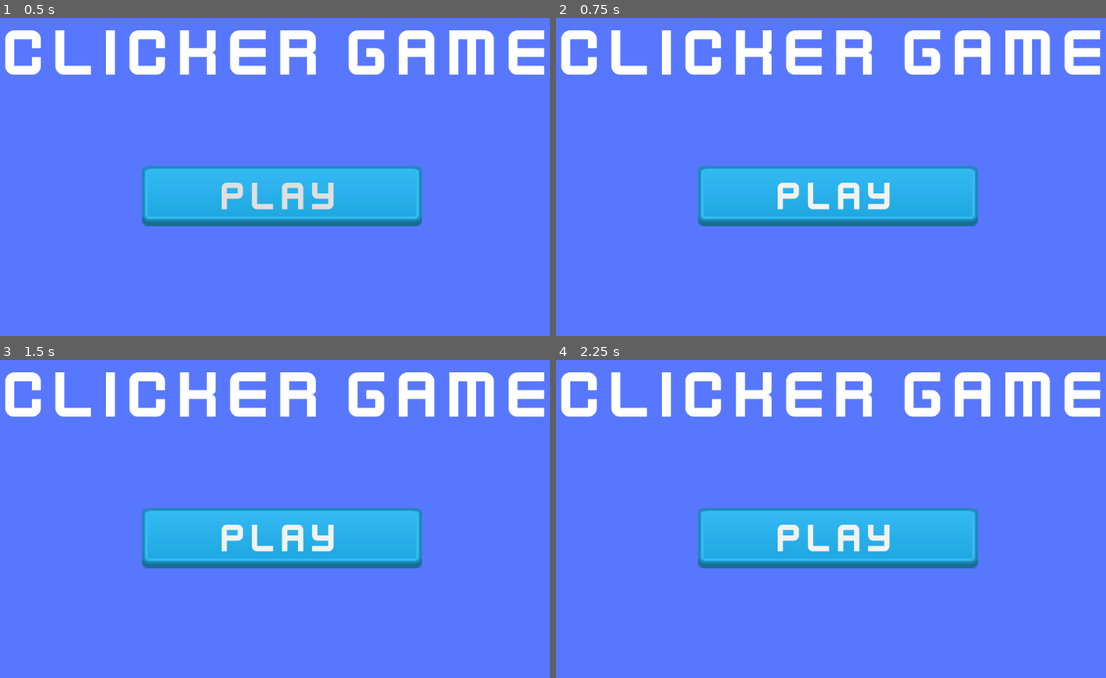
Above: before the commit, frames 1-4 (two rows, left to right).
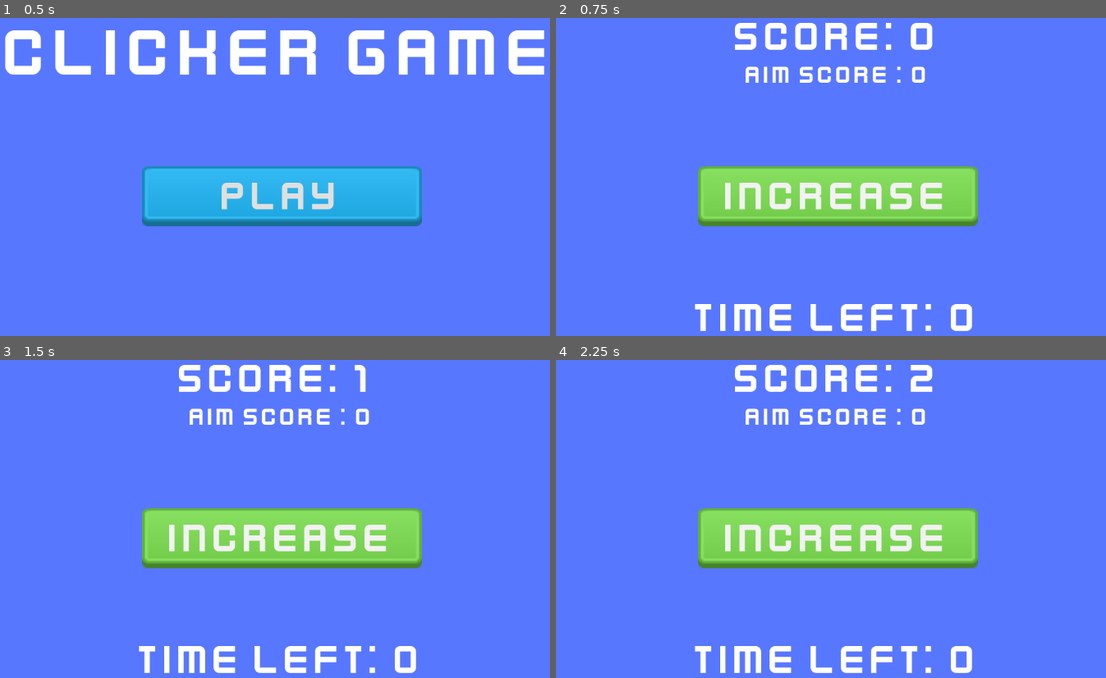
Above: after the commit, the same moments.

Repository: paulojnneto/MobileCourse
Game: Godot game, scene res://menu.tscn
Two runs of this game, one before a commit and one after it. Both use one fixed random seed, a clock stepped at 60 frames per second and the inputs below. Before the commit the project has no main scene; this scene is started directly in both runs.
Inputs (mouse positions are in pixels of both pictures, inside the frame that each line leads up to):
- Up to frame 1 (0.5 s): no input
- Up to frame 2 (0.75 s): click "play" at 0.5 s
- Up to frame 3 (1.5 s): click (280, 538) at 1.25 s, where only the run before the commit has a clickable "play"
- Up to frame 4 (2.25 s): click (836, 538) at 2 s, where only the run after the commit has a clickable "Increase"

Frame 1 is identical in both runs. In frame 2, 19% of the frame differs, in the area x 0-99%, y 1-99%; in frame 3, 19%; in frame 4, 19%.

Commit message:
Added logic to move to main scene when play button is pressed

Diff:
--- /dev/null
+++ b/menu.gd
@@ -0,0 +1,5 @@
+extends Control
+
+
+func _on_play_button_pressed():
+	get_tree().change_scene_to_file("res://main.tscn")
--- a/menu.tscn
+++ b/menu.tscn
@@ -1,5 +1,6 @@
-[gd_scene load_steps=8 format=3 uid="uid://bm7qr5drd5m86"]
+[gd_scene load_steps=9 format=3 uid="uid://bm7qr5drd5m86"]
 
+[ext_resource type="Script" path="res://menu.gd" id="1_5j08r"]
 [ext_resource type="FontFile" uid="uid://dgypanq7c21xb" path="res://Font/kenvector_future_thin.ttf" id="1_le52b"]
 [ext_resource type="Texture2D" uid="uid://emenjukii1op" path="res://PNG/blue_button04.png" id="2_m3eq2"]
 [ext_resource type="Texture2D" uid="uid://b4lrrcuhn28l4" path="res://PNG/blue_button05.png" id="3_6nxfa"]
@@ -22,6 +23,7 @@
 anchor_bottom = 1.0
 grow_horizontal = 2
 grow_vertical = 2
+script = ExtResource("1_5j08r")
 
 [node name="PlayButton" type="Button" parent="."]
 layout_mode = 1
@@ -57,3 +59,5 @@
 theme_override_font_sizes/font_size = 125
 text = "CLICKER GAME
 "
+
+[connection signal="pressed" from="PlayButton" to="." method="_on_play_button_pressed"]
--- a/project.godot
+++ b/project.godot
@@ -11,6 +11,7 @@
 [application]
 
 config/name="MobileCourse"
+run/main_scene="res://menu.tscn"
 config/features=PackedStringArray("4.2", "Forward Plus")
 config/icon="res://icon.svg"
 
